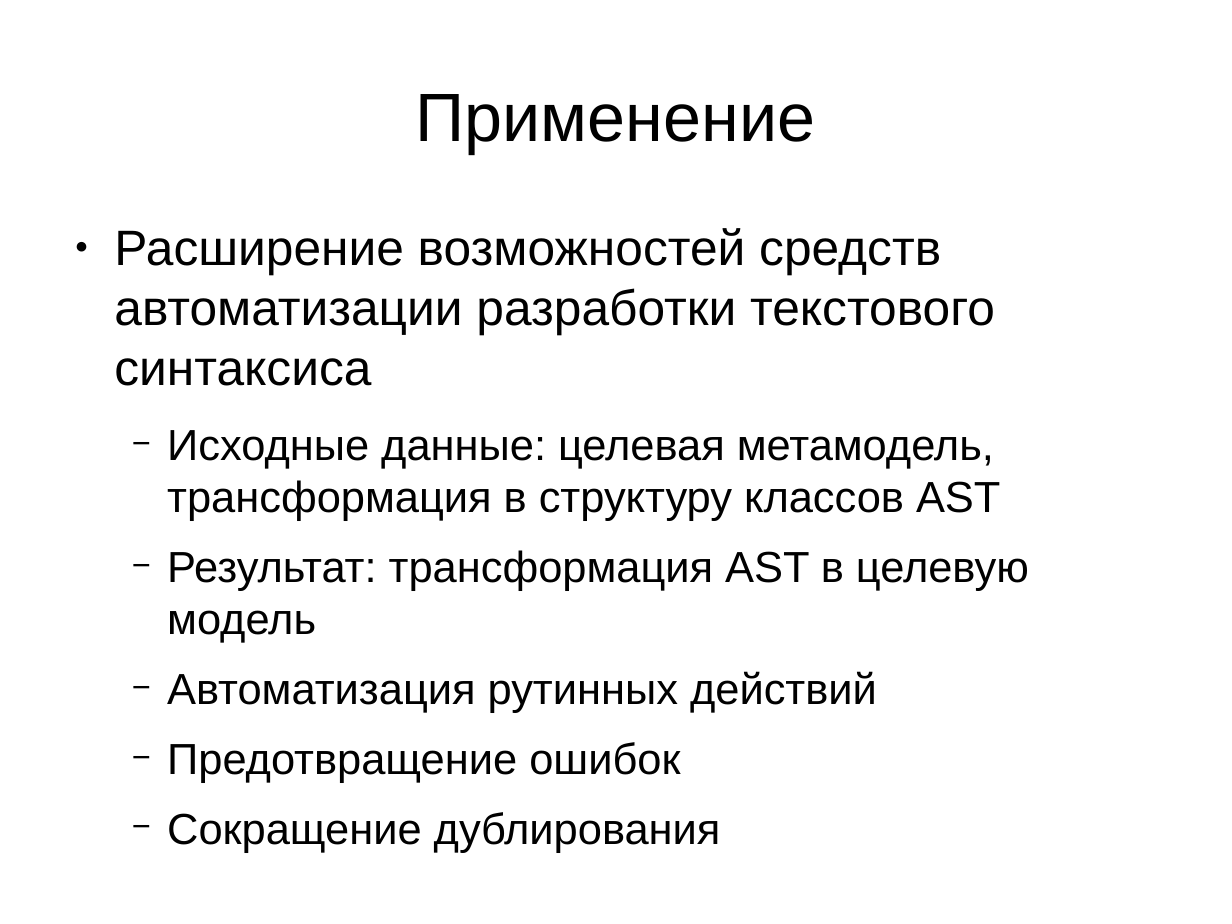
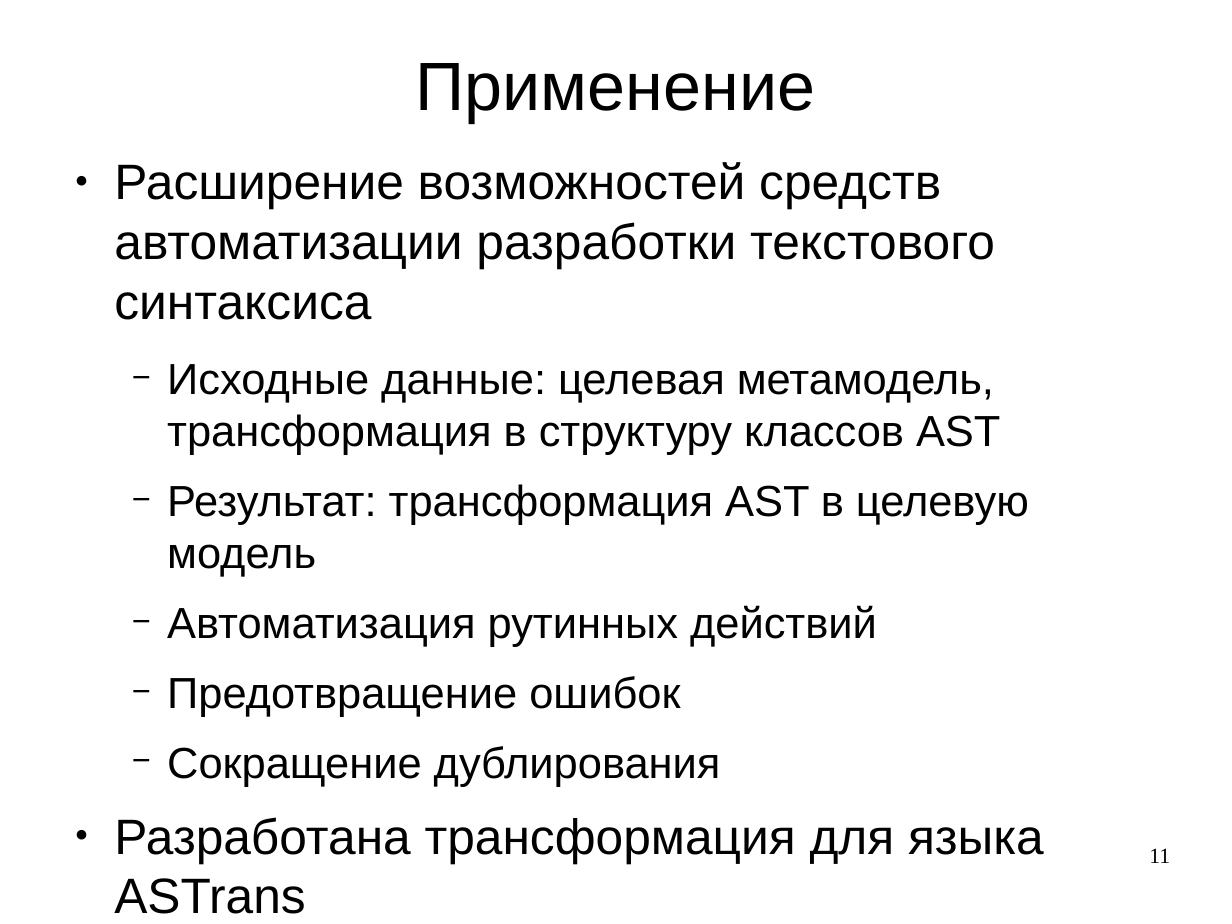
Before and after one commit to abreslav-from-google-code/abreslav, a slide deck: slide 11 of astrans/thesis.rus/Презентация.odp. Drawn at 1232x924 pixels with LibreOffice and Linux fonts; fonts in the diff are those of the drawing. Boxes give left, top, right and bottom in pixels: in the first picture for what was removed or moved away, otherwise in the second. Text is boxed around its words. In the diff, an @@ line names an element or a change of style, - is before the commit and + after.

```diff
--- a/astrans/thesis.rus/Презентация.odp
+++ b/astrans/thesis.rus/Презентация.odp
@@ title "Применение" moved from (x1=416, y1=94, x2=815, y2=153) to (x1=416, y1=63, x2=815, y2=123) @@
@@ text "Расширение возможностей средств автоматизации разработки ..." moved from (x1=114, y1=228, x2=1029, y2=783) to (x1=114, y1=162, x2=1044, y2=863) @@
@@ text at (x1=114, y1=817, x2=1044, y2=863): paragraph added @@
+● Разработана трансформация для языка ASTrans
@@ page number added at (x1=1149, y1=848, x2=1170, y2=863), 14 pt, text #000000 @@
+11
```
Also in this commit, not shown: 11 other slides changed.
